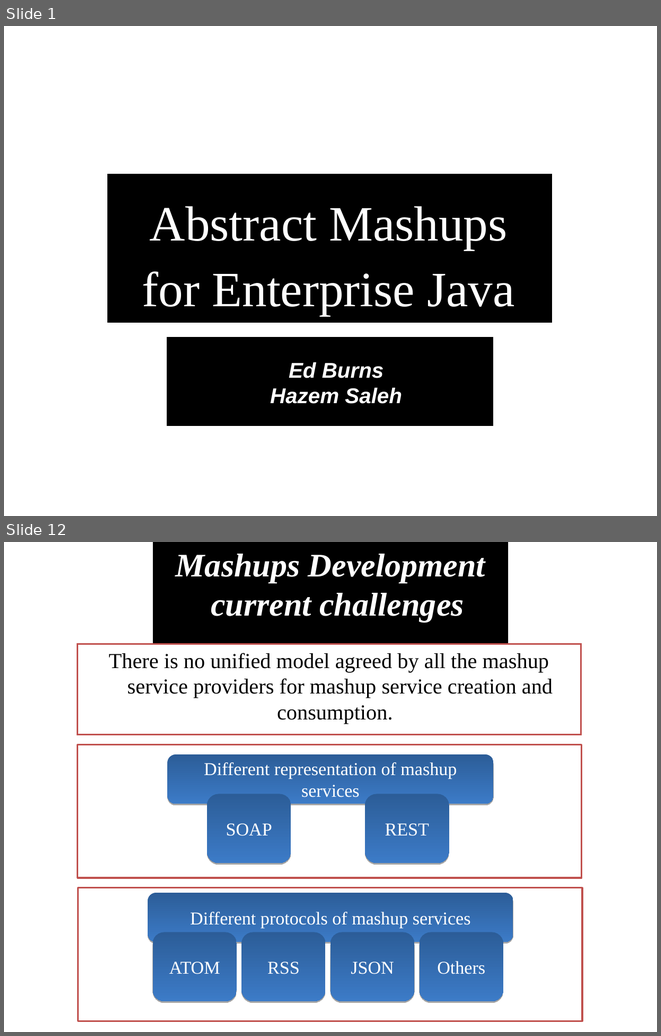
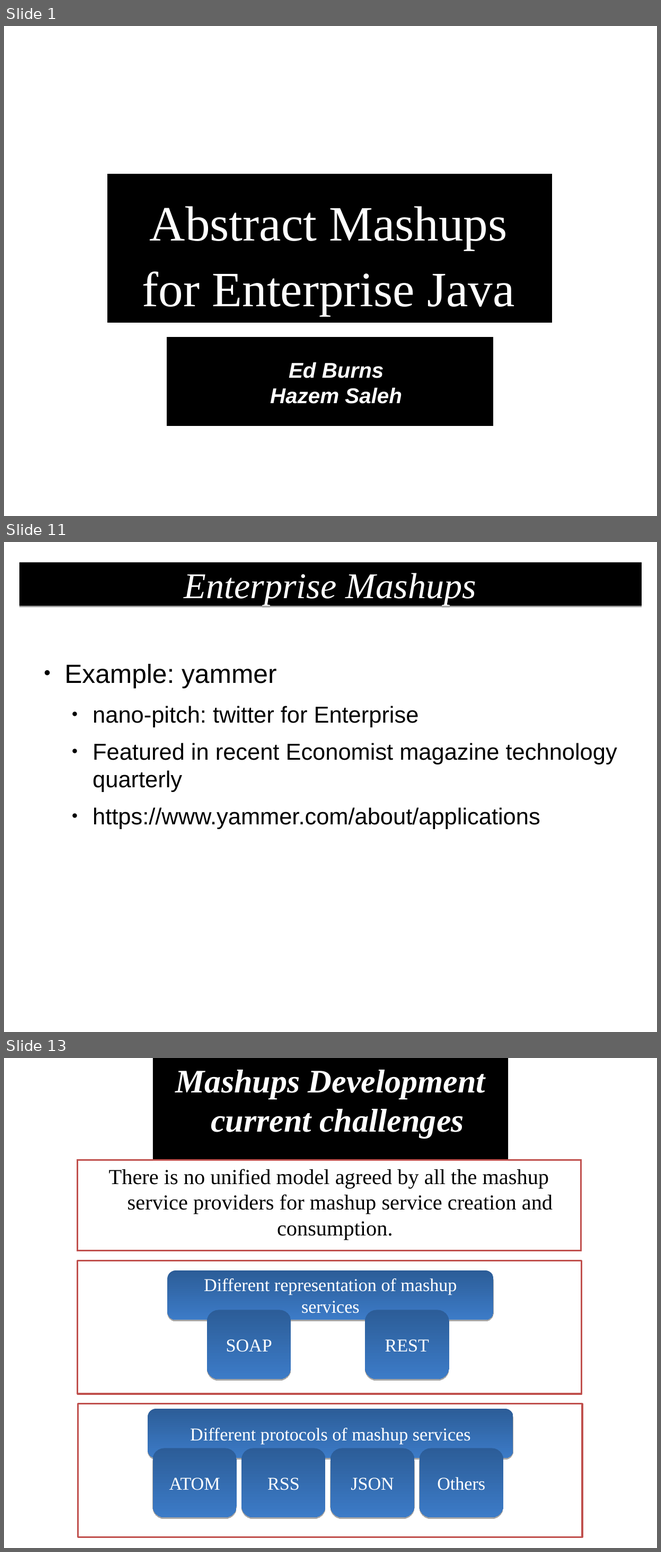
Before and after one commit to demo007/mashups4jsf, a slide deck: overview-architecture/JavaOne-2010/S314070_BURNS_SALEH_MASHUPS.odp. Shown one above the other, each under a label of ours: slides 1 and 12 before the commit, slides 1, 11 and 13 after it; the slides between them are not shown. The pictures are 661x1036 and 661x1552 pixels, drawn with LibreOffice and Linux fonts; fonts in the diff are those of the drawing. Boxes give left, top, right and bottom in pixels: in the first picture for what was removed or moved away, otherwise in the second. Text is boxed around its words. In the diff, an @@ line names an element or a change of style, - is before the commit and + after.

```diff
--- a/overview-architecture/JavaOne-2010/S314070_BURNS_SALEH_MASHUPS.odp
+++ b/overview-architecture/JavaOne-2010/S314070_BURNS_SALEH_MASHUPS.odp
@@ slide 11 added at bbox=[4, 542, 657, 1032], background #FFFFFF @@
@@ title added at bbox=[19, 562, 642, 606], fill #000000, 44 pt, text #FFFFFF, italic @@
+Enterprise Mashups
@@ text added at bbox=[64, 664, 617, 829], 28 pt, text #000000 @@
+● Example: yammer
+  ● nano-pitch: twitter for Enterprise
+  ● Featured in recent Economist magazine technology quarterly
+  ● https://www.yammer.com/about/applications
@@ what was slide 12 is now slide 13 @@
```
Also in this commit, not shown: 12 slides changed, 2 other slides added, 2 slides removed.
